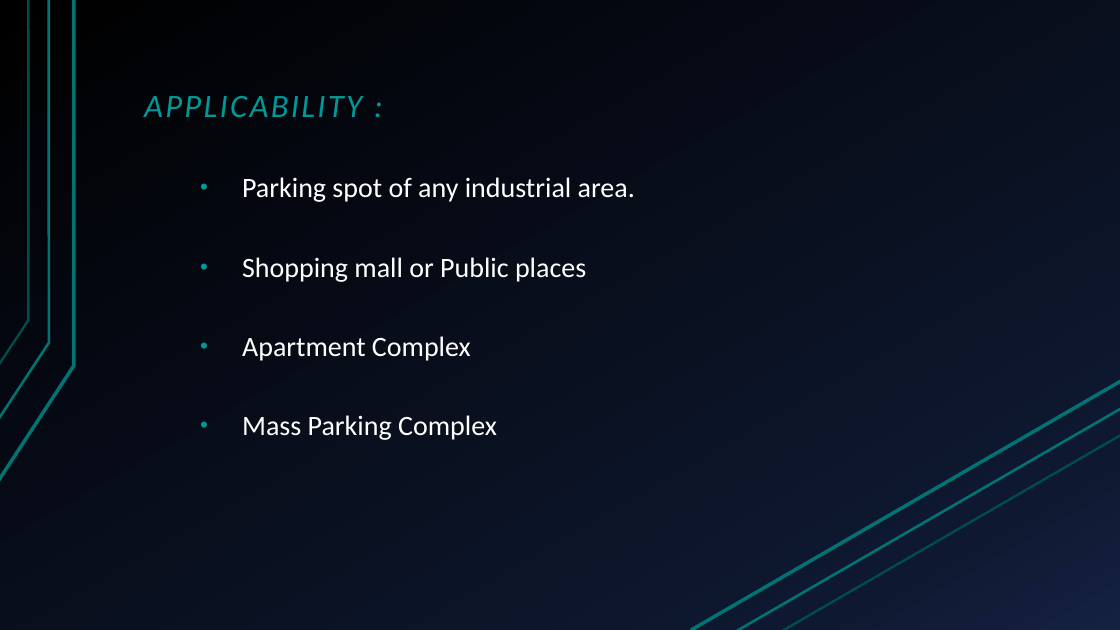
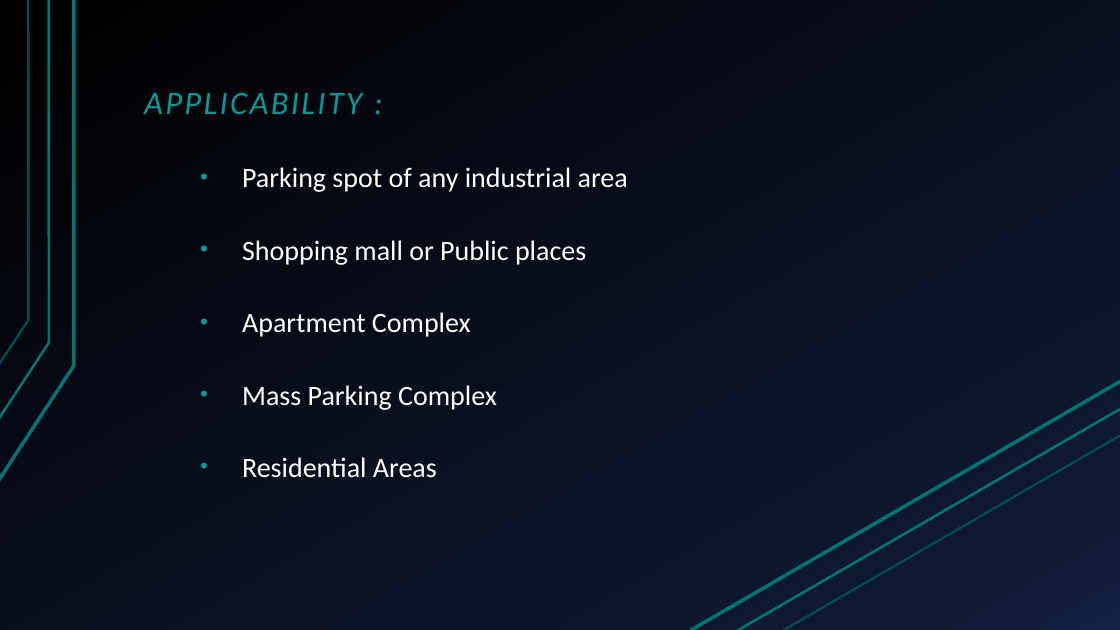
Before and after one commit to sajidshahriar72543/car_parking_project, a slide deck: slide 7 of Smart Car Parking System.pptx. Drawn at 1120x630 pixels with LibreOffice and Linux fonts; fonts in the diff are those of the drawing. Boxes give left, top, right and bottom in pixels: in the first picture for what was removed or moved away, otherwise in the second. Text is boxed around its words. In the diff, an @@ line names an element or a change of style, - is before the commit and + after.

Commit message:
pptx updated and edited

```diff
--- a/Smart Car Parking System.pptx
+++ b/Smart Car Parking System.pptx
@@ text at <box>144,93,586,410</box>: line spacing 0.9 to 0.8 @@
@@ text at <box>242,167,628,192</box>: text changed @@
-  • Parking spot of any industrial area.
+  • Parking spot of any industrial area
@@ text at <box>242,457,437,478</box>: paragraph added @@
+  • Residential Areas
```
Also in this commit, not shown: 1 other slide changed.
